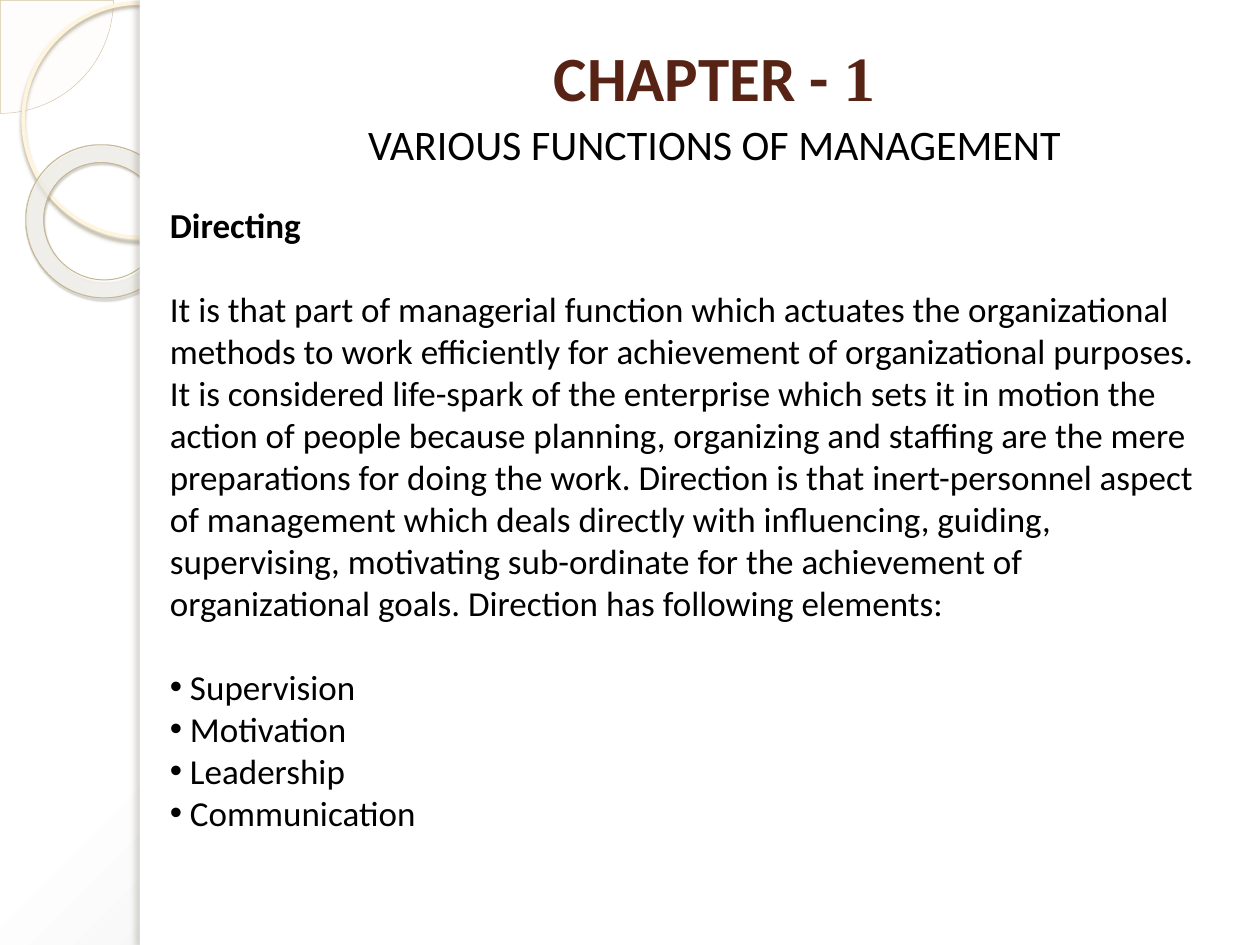
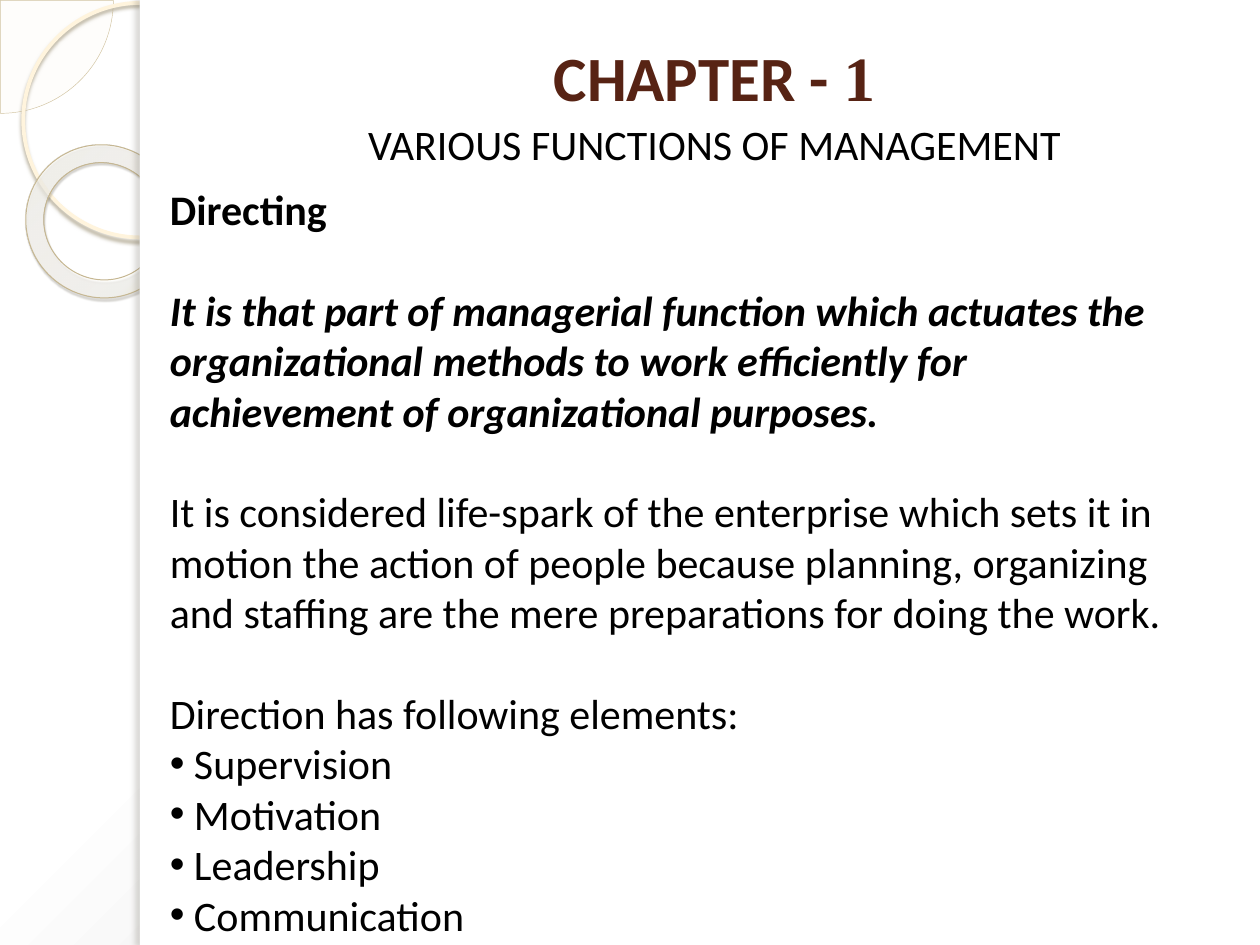
Before and after one commit to pankajgautam307/notes_2026, a slide deck: slide 27 of BOM/Presentation Ch-1.pptx (slide 21 before the commit). Drawn at 1260x945 pixels with LibreOffice and Linux fonts; fonts in the diff are those of the drawing. Boxes give left, top, right and bottom in pixels: in the first picture for what was removed or moved away, otherwise in the second. Text is boxed around its words. In the diff, an @@ line names an element or a change of style, - is before the commit and + after.

```diff
--- a/BOM/Presentation Ch-1.pptx
+++ b/BOM/Presentation Ch-1.pptx
@@ text "Directing": place and size @@
-text "Directing" at bbox=[170, 213, 1193, 827]
+text "Directing" at bbox=[170, 195, 1160, 932]
@@ text at bbox=[170, 195, 464, 932]: size 20 to 24 pt in "Directing", "Supervision", "Motivation", "Leadership" and 1 more places @@
@@ text at bbox=[170, 296, 1160, 737]: text changed; size 20 to 24 pt @@
-It is that part of managerial function which actuates the organizational methods to work efficiently for achievement of organizational purposes. It is considered life-spark of the enterprise which sets it in motion the action of people because planning, organizing and staffing are the mere preparations for doing the work. Direction is that inert-personnel aspect of management which deals directly with influencing, guiding, supervising, motivating sub-ordinate for the achievement of organizational goals. Direction has following elements:
+It is that part of managerial function which actuates the organizational methods to work efficiently for achievement of organizational purposes.
+It is considered life-spark of the enterprise which sets it in motion the action of people because planning, organizing and staffing are the mere preparations for doing the work.
+Direction has following elements:
```
Also in this commit, not shown: 11 other slides changed, 10 slides added, 2 other files.
